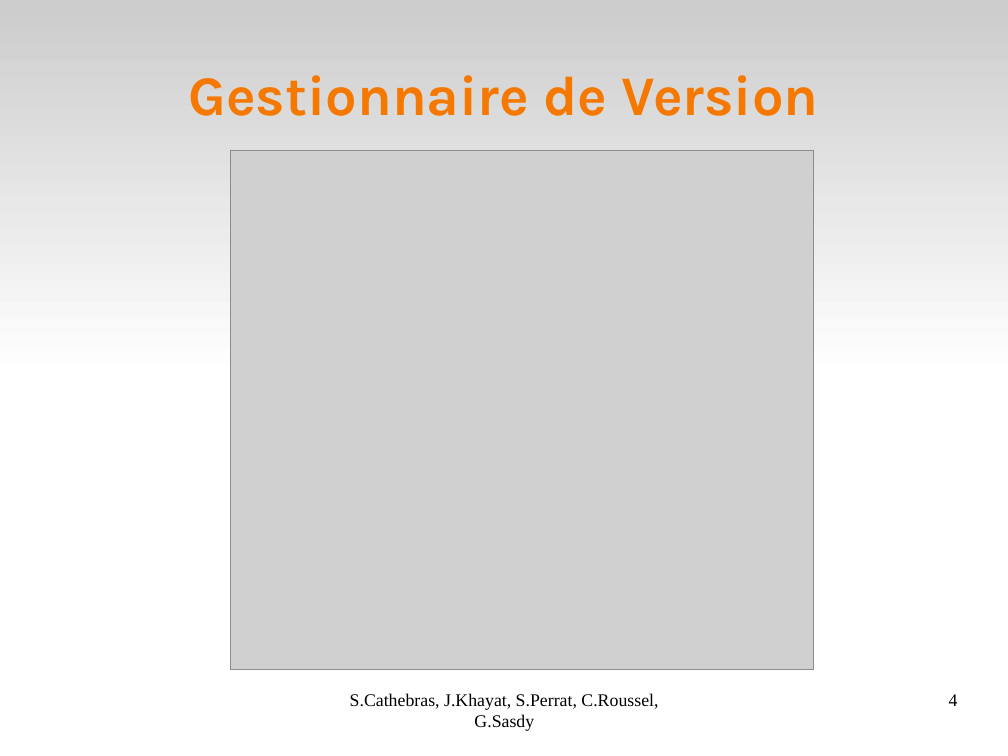
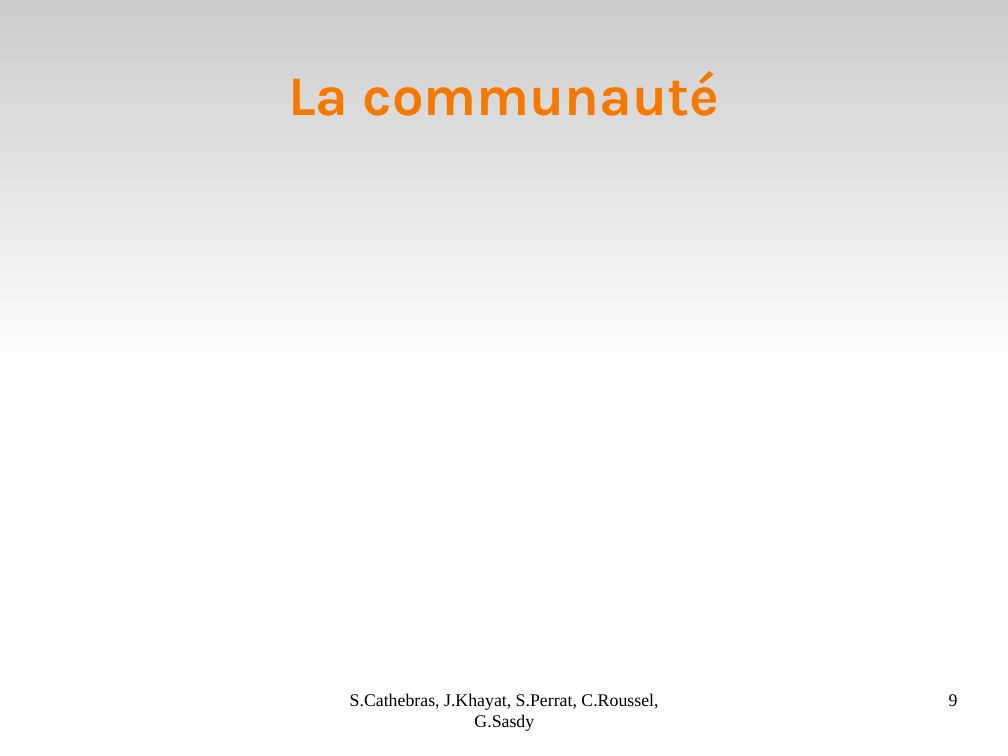
Before and after one commit to Darktrop/git-mediawiki-ensimag, a slide deck: slide 9 of sheme/presoutenance/Bilan.odp (slide 4 before the commit). Drawn at 1008x756 pixels with LibreOffice and Linux fonts; fonts in the diff are those of the drawing; grey boxes stand for pictures. Boxes give left, top, right and bottom in pixels: in the first picture for what was removed or moved away, otherwise in the second. Text is boxed around its words. In the diff, an @@ line names an element or a change of style, - is before the commit and + after.

```diff
--- a/sheme/presoutenance/Bilan.odp
+++ b/sheme/presoutenance/Bilan.odp
@@ title at [288,71,719,116]: text changed @@
-Gestionnaire de Version
+La communauté
@@ picture removed at [231,150,814,670] @@
@@ page number at [949,694,958,706]: text changed @@
-4
+9
```
Also in this commit, not shown: 4 other slides changed, 7 slides added.
